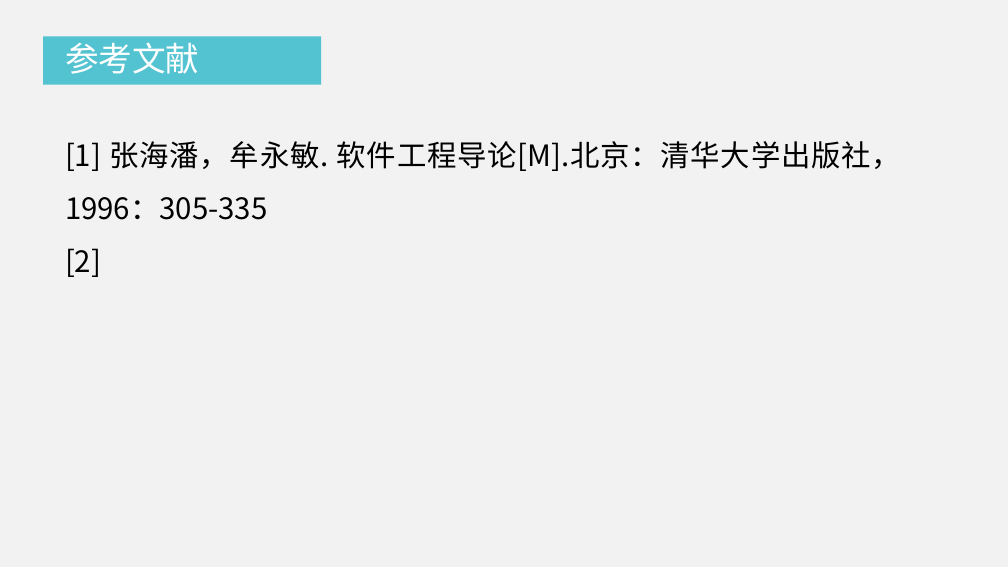
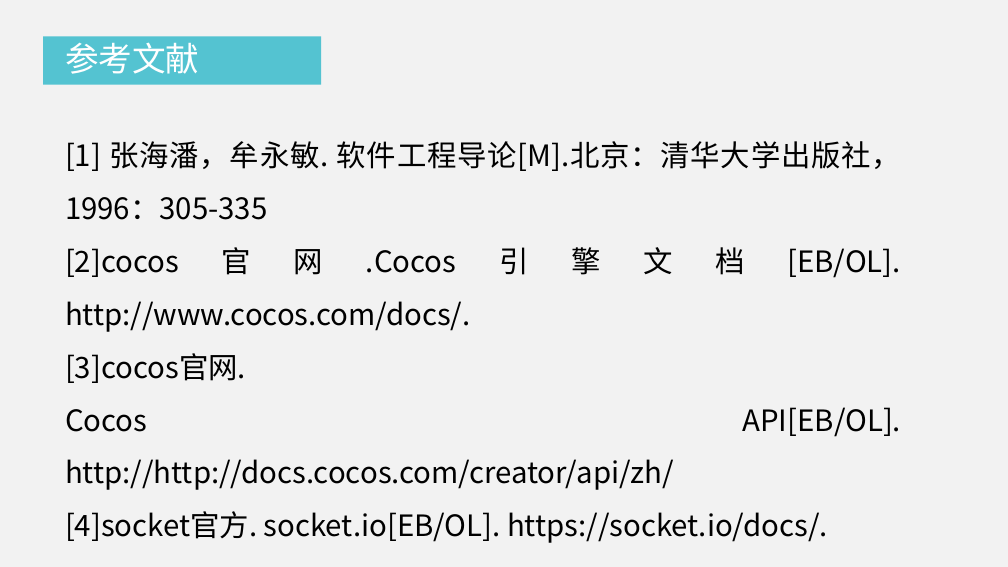
Before and after one commit to popopoi/Software-G07, a slide deck: slide 4 of SE2018春-G07/最终评审/SE2018春-G07.pptx. Drawn at 1008x567 pixels with LibreOffice and Linux fonts; fonts in the diff are those of the drawing. Boxes give left, top, right and bottom in pixels: in the first picture for what was removed or moved away, otherwise in the second. Text is boxed around its words. In the diff, an @@ line names an element or a change of style, - is before the commit and + after.

```diff
--- a/SE2018春-G07/最终评审/SE2018春-G07.pptx
+++ b/SE2018春-G07/最终评审/SE2018春-G07.pptx
@@ text at (x1=65, y1=248, x2=902, y2=543): text changed @@
-[2]
+[2]cocos官网.Cocos引擎文档[EB/OL]. http://www.cocos.com/docs/.
+[3]cocos官网.
+Cocos API[EB/OL]. http://http://docs.cocos.com/creator/api/zh/
+[4]socket官方. socket.io[EB/OL]. https://socket.io/docs/.
```
Also in this commit, not shown: 1 other slide changed, 1 other file.
